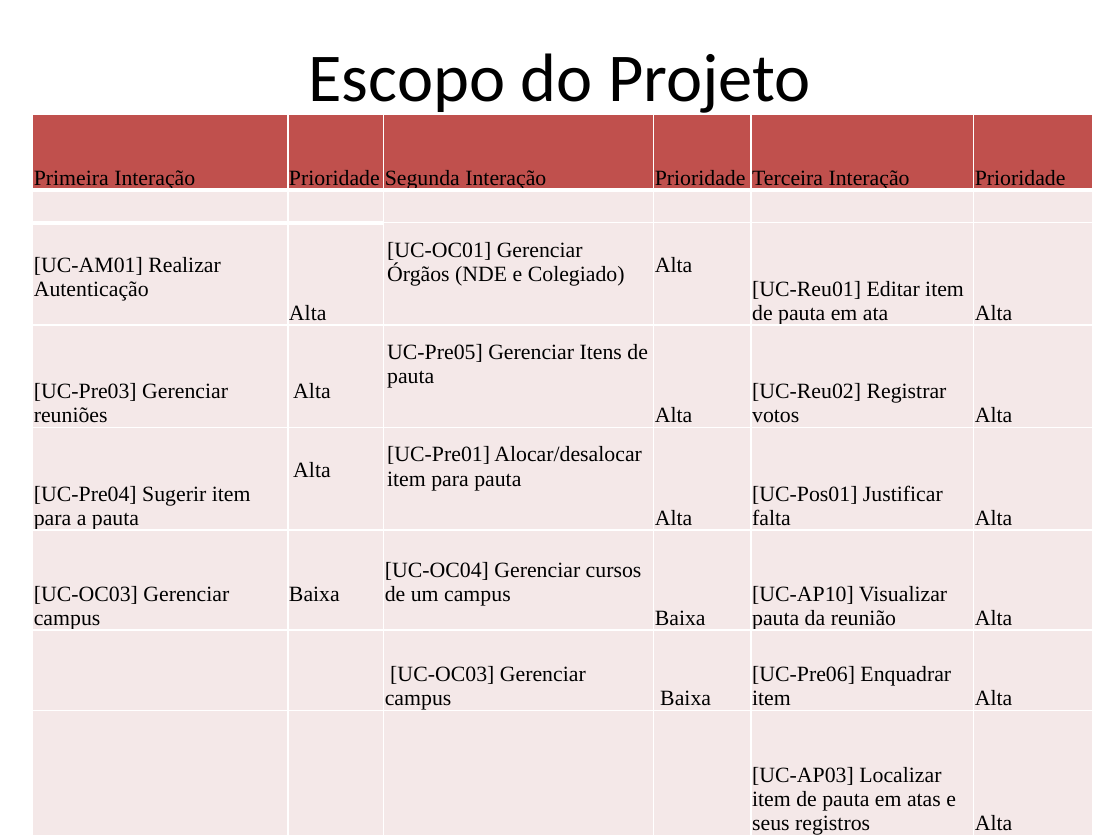
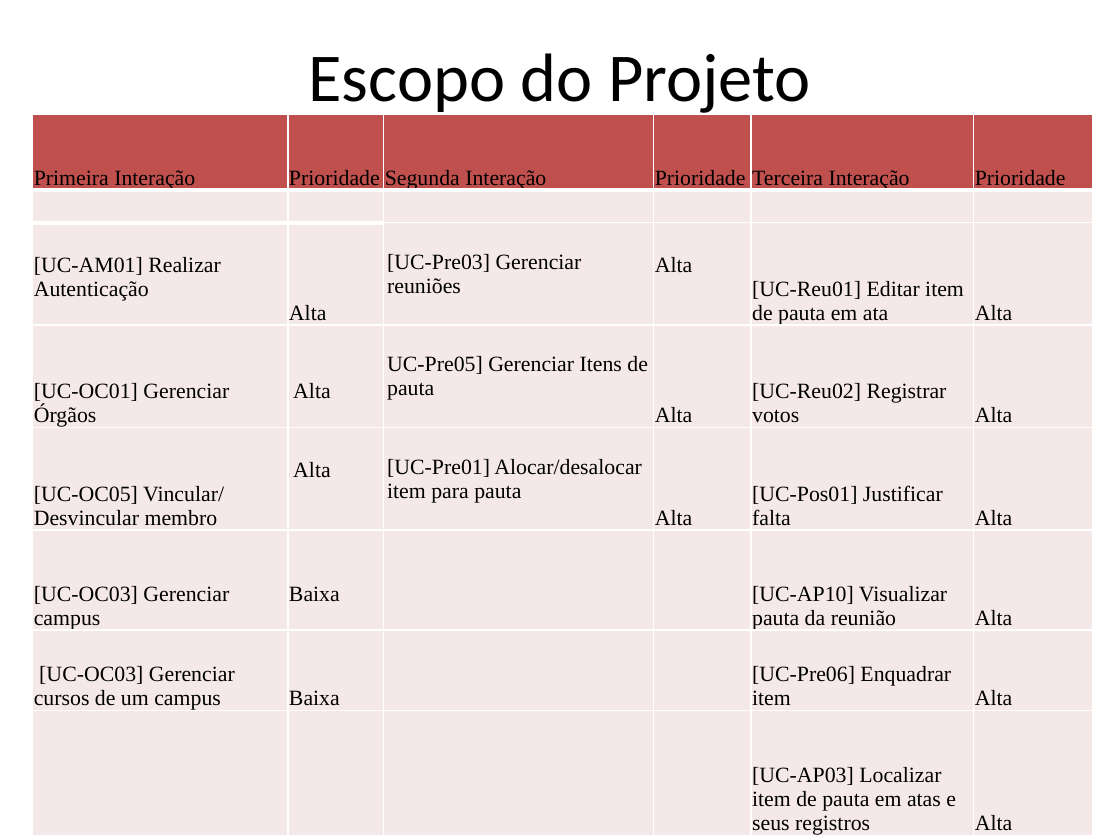
Before and after one commit to Antoniojustino4/sysmeeting, a slide deck: slide 5 of docs/PJ2/1 Interação/Template_Plano_de_Projeto.pptx. Drawn at 1120x840 pixels with LibreOffice and Linux fonts; fonts in the diff are those of the drawing. Boxes give left, top, right and bottom in pixels: in the first picture for what was removed or moved away, otherwise in the second. Text is boxed around its words. In the diff, an @@ line names an element or a change of style, - is before the commit and + after.

```diff
--- a/docs/PJ2/1 Interação/Template_Plano_de_Projeto.pptx
+++ b/docs/PJ2/1 Interação/Template_Plano_de_Projeto.pptx
@@ table at <box>32,114,1093,839</box> @@
-row 3, column 3: [UC-OC01] Gerenciar Órgãos (NDE e Colegiado)
+row 3, column 3: [UC-Pre03] Gerenciar reuniões
-row 4, column 1: [UC-Pre03] Gerenciar reuniões
+row 4, column 1: [UC-OC01] Gerenciar Órgãos
-row 5, column 1: [UC-Pre04] Sugerir item para a pauta
+row 5, column 1: [UC-OC05] Vincular/ Desvincular membro
-row 6, column 3: [UC-OC04] Gerenciar cursos de um campus
+row 6, column 3: 
-row 6, column 4: Baixa
+row 6, column 4: 
-row 7:  |  | [UC-OC03] Gerenciar campus | Baixa | [UC-Pre06] Enquadrar item | Alta
+row 7: [UC-OC03] Gerenciar cursos de um campus | Baixa |  |  | [UC-Pre06] Enquadrar item | Alta
```
Also in this commit, not shown: 4 other slides changed, 7 other files.
